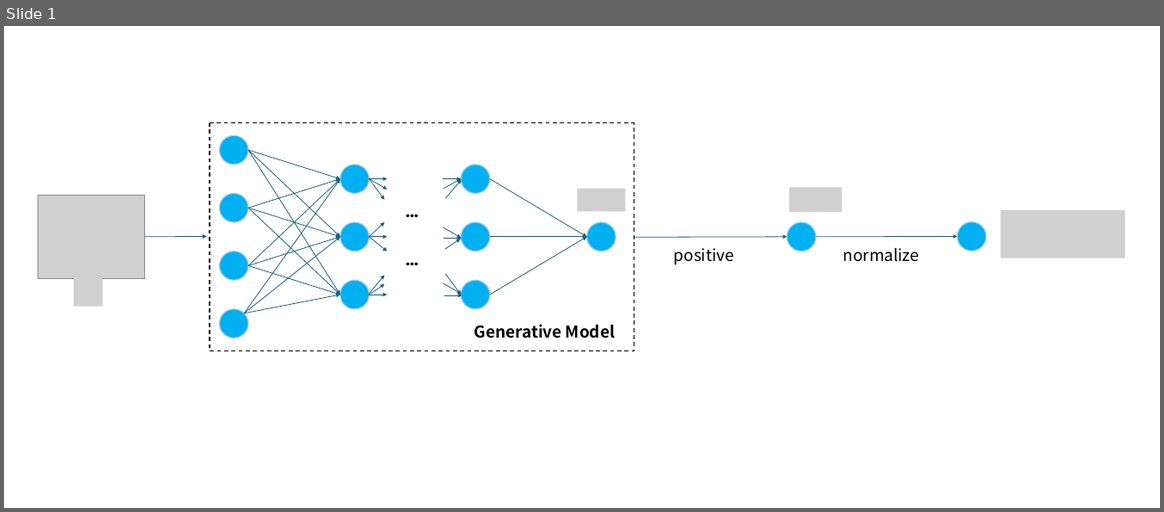
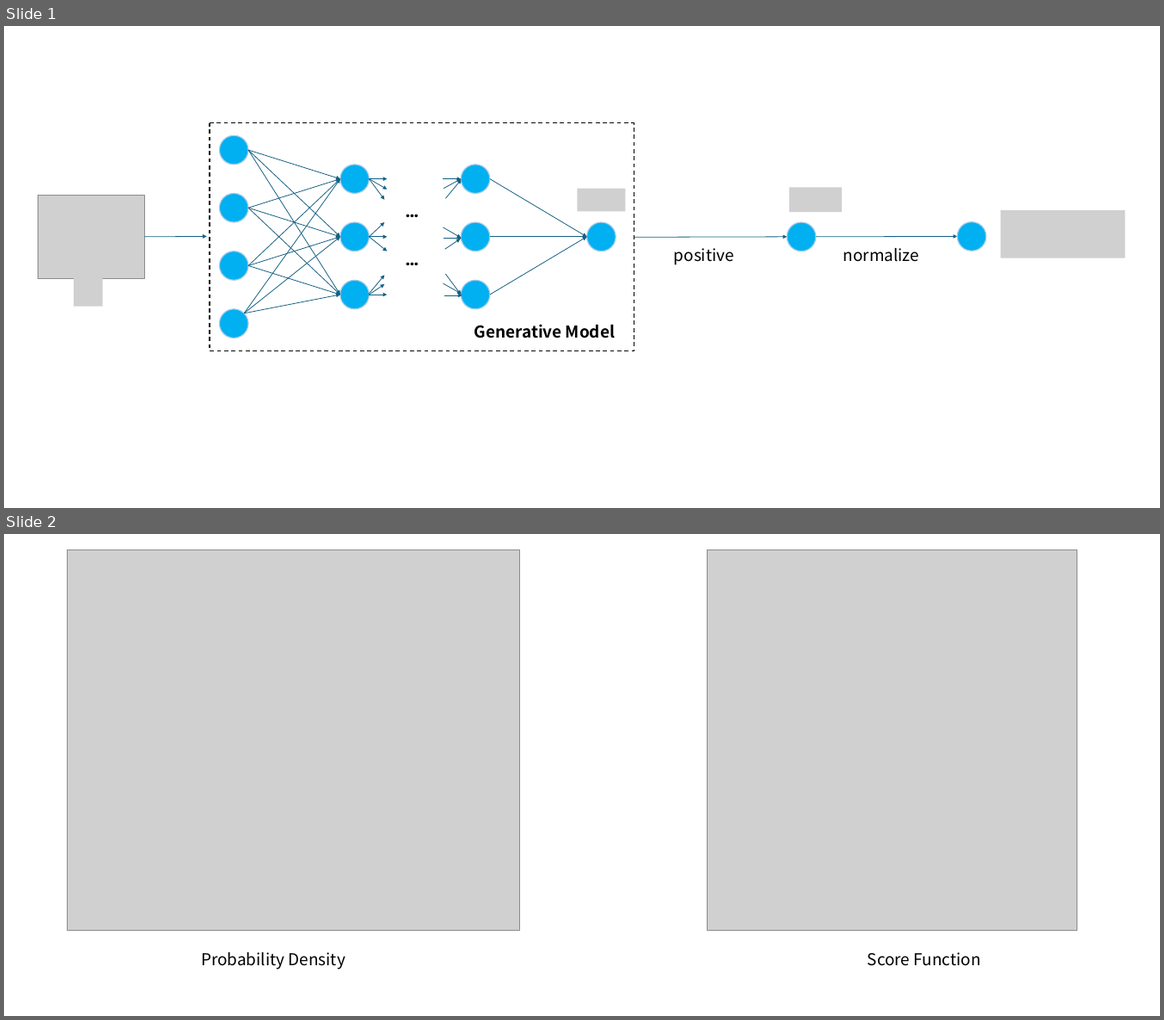
Before and after one commit to innovation-cat/innovation-cat.github.io, a slide deck: images/posts/2025-05-20-blog-post/新建 Microsoft PowerPoint 演示文稿.pptx. Shown one above the other, each under a label of ours: slide 1 before the commit, slides 1 and 2 after it. The pictures are 1164x512 and 1164x1020 pixels, drawn with LibreOffice and Linux fonts; fonts in the diff are those of the drawing; grey boxes stand for pictures. Boxes give left, top, right and bottom in pixels: in the first picture for what was removed or moved away, otherwise in the second. Text is boxed around its words. In the diff, an @@ line names an element or a change of style, - is before the commit and + after.

```diff
--- a/images/posts/2025-05-20-blog-post/新建 Microsoft PowerPoint 演示文稿.pptx
+++ b/images/posts/2025-05-20-blog-post/新建 Microsoft PowerPoint 演示文稿.pptx
@@ slide 2 added at (4, 534, 1160, 1016), background #FFFFFF @@
@@ picture added at (67, 549, 520, 930) @@
@@ picture added at (707, 549, 1077, 930) @@
@@ text added at (201, 952, 345, 969), 24 pt, text #000000 @@
+Probability Density
@@ text added at (867, 952, 981, 966), 24 pt, text #000000 @@
+Score Function
```
Also in this commit, not shown: 2 other files.
